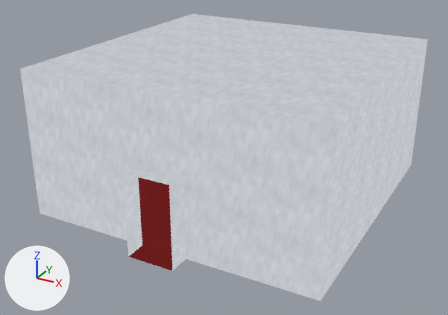
What one commit did to the Blender file assets/room01.blend.
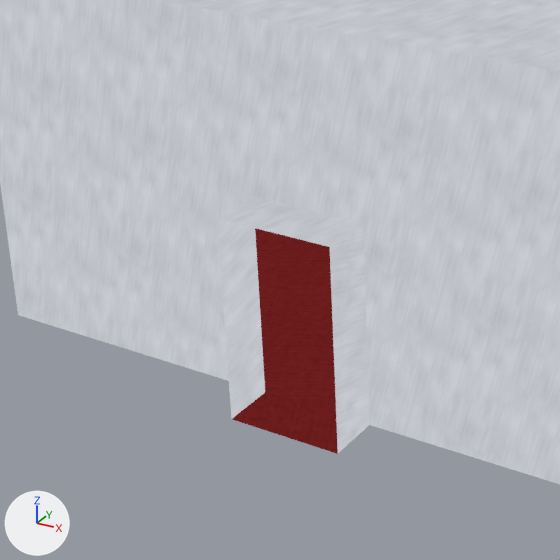
Old and new are each drawn whole from a 50 mm lens placed at (7.44, -19.09, 8.1), pointed at (-0.23, -5.13, 1.12) and again close up on the part from 7% to 59% of the width and 26% to 100% of the height. Lighting does not change. The marker at lower left points along +X, +Y and +Z.

Objects in the first close-up: 'Room'.
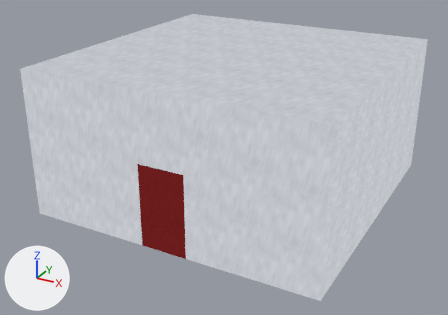
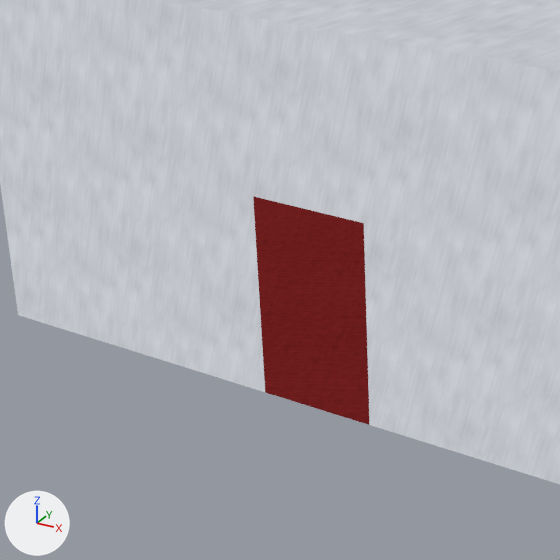
The change, as a list of edits to the scene's bpy script:
```text
Change me_room:
    used by ob_room; location = (0.0, 0.0, 0.0)
    verts and faces of me_room; kept vertices keep their numbers, new ones are numbered from 24
    before: 8 (0.63, -8.57, 2.19) at pixel (363, 223), 9 (-0.62, -8.57, 2.19) at pixel (253, 196), 10 (0.62, -9.14, 2.19) at pixel (329, 247), 11 (-0.62, -9.14, 2.19) at pixel (216, 218), 12 (-0.62, -9.14, 0.0) at pixel (231, 419)
    before: 13 (0.62, -9.14, 0.0) at pixel (337, 453), 20 (0.62, -8.57, 0.0) at pixel (369, 424), 21 (-0.63, -8.57, 0.0) at pixel (265, 392)
    remove me_room.from_pydata(...)  # 24 vertices, 20 faces; spans x -4.0..4.0, y -9.14..0.0, z 0.0..4.0
    add me_room.from_pydata(...)  # 20 vertices, 16 faces; spans x -4.0..4.0, y -8.57..0.0, z 0.0..4.0
    me_room part 1
    add delete_vertices([*range(10, 14)])  # with the faces that use them
```

Location of each change, (x1, y1, x2, y2) in pixels of the close-ups (560 x 560 px):
part 1 of me_room, deleted
    before: (217, 196, 369, 454)
